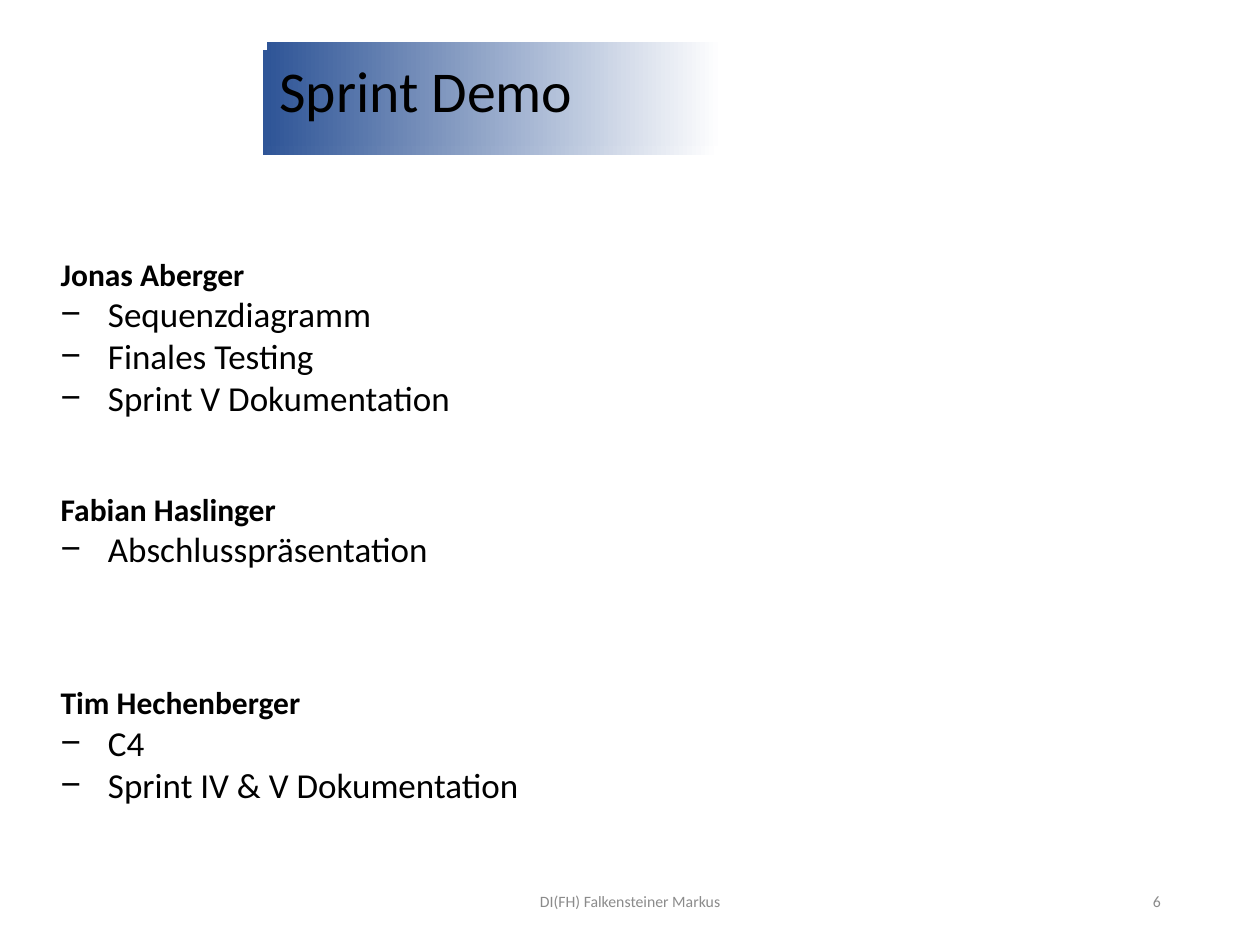
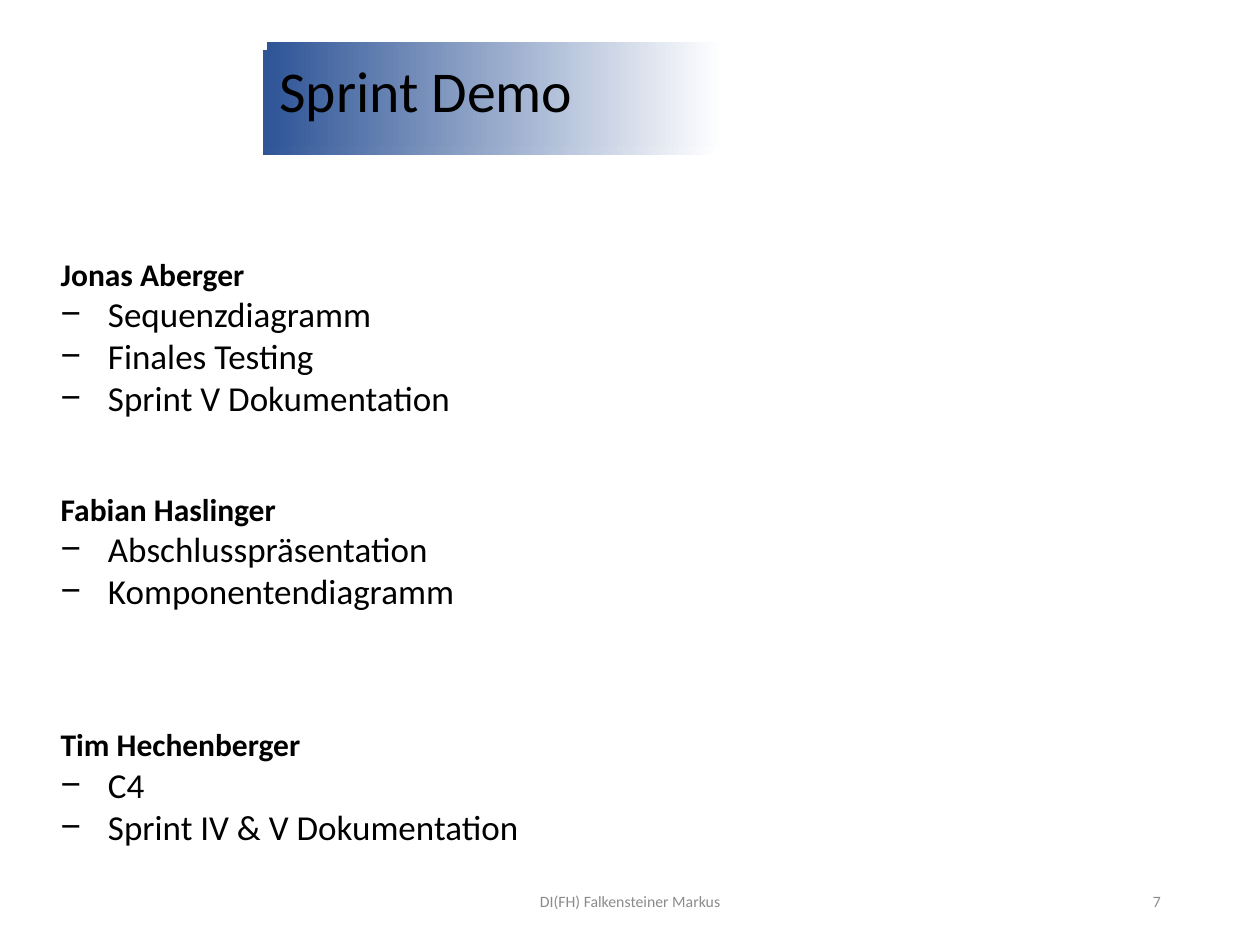
Before and after one commit to jonasaberger/SYP4_MBOT_G1, a slide deck: slide 7 of 02_Backend/!_Docs/INF4_SYP_Gruppe1_Abschlusspräsentation.pptx (slide 6 before the commit). Drawn at 1260x945 pixels with LibreOffice and Linux fonts; fonts in the diff are those of the drawing; background and template pictures are left out. Boxes give left, top, right and bottom in pixels: in the first picture for what was removed or moved away, otherwise in the second. Text is boxed around its words. In the diff, an @@ line names an element or a change of style, - is before the commit and + after.

```diff
--- a/02_Backend/!_Docs/INF4_SYP_Gruppe1_Abschlusspräsentation.pptx
+++ b/02_Backend/!_Docs/INF4_SYP_Gruppe1_Abschlusspräsentation.pptx
@@ text at [108, 579, 454, 610]: paragraph added @@
+− Komponentendiagramm
@@ page number at [1153, 897, 1161, 907]: text changed @@
-6
+7
```
Also in this commit, not shown: 1 other slide changed, 3 other files.
